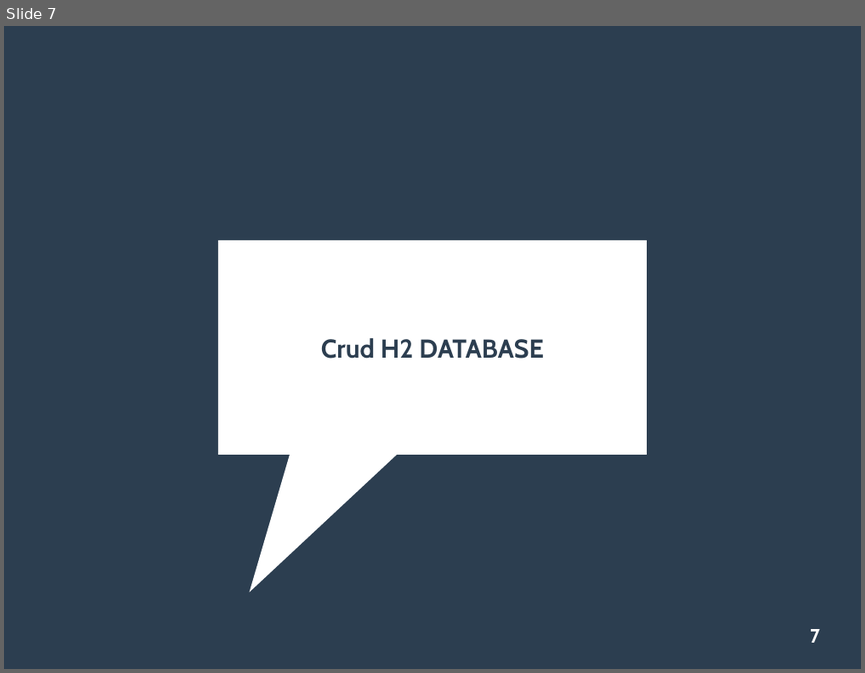
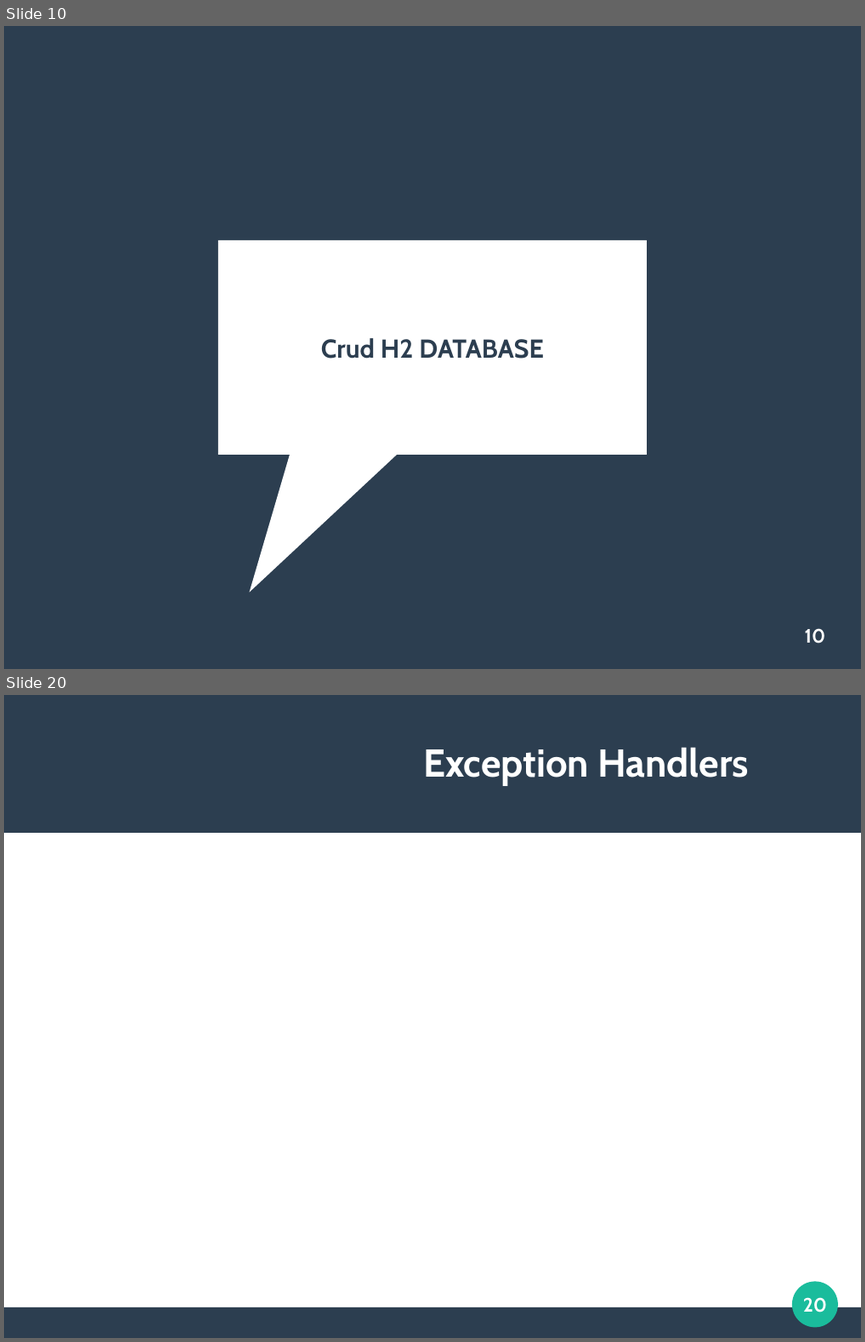
Before and after one commit to viniciusFortti/test, a slide deck: Apresentação/QuartaApresentacaoSpring.odp. Shown one above the other, each under a label of ours: slide 7 before the commit, slides 10 and 20 after it; the slides between them are not shown. The pictures are 865x673 and 865x1342 pixels, drawn with LibreOffice and Linux fonts; fonts in the diff are those of the drawing. Boxes give left, top, right and bottom in pixels: in the first picture for what was removed or moved away, otherwise in the second. Text is boxed around its words. In the diff, an @@ line names an element or a change of style, - is before the commit and + after.

```diff
--- a/Apresentação/QuartaApresentacaoSpring.odp
+++ b/Apresentação/QuartaApresentacaoSpring.odp
@@ slide 20 added at (4, 695, 861, 1338), background #FFFFFF @@
@@ rectangle added at (4, 695, 861, 833), fill #2C3E50 @@
@@ title added at (423, 747, 749, 786), 36 pt, text #FFFFFF, bold @@
+Exception Handlers
@@ ellipse added at (793, 1281, 838, 1327), fill #1ABC9C @@
@@ page number added at (803, 1297, 827, 1312), 18 pt, text #FFFFFF, bold @@
+20
@@ rectangle added at (4, 1307, 861, 1338), fill #2C3E50 @@
@@ what was slide 7 is now slide 10 @@
@@ page number at (805, 628, 826, 643): text changed @@
-7
+10
```
Also in this commit, not shown: 3 slides changed, 14 other slides added.
